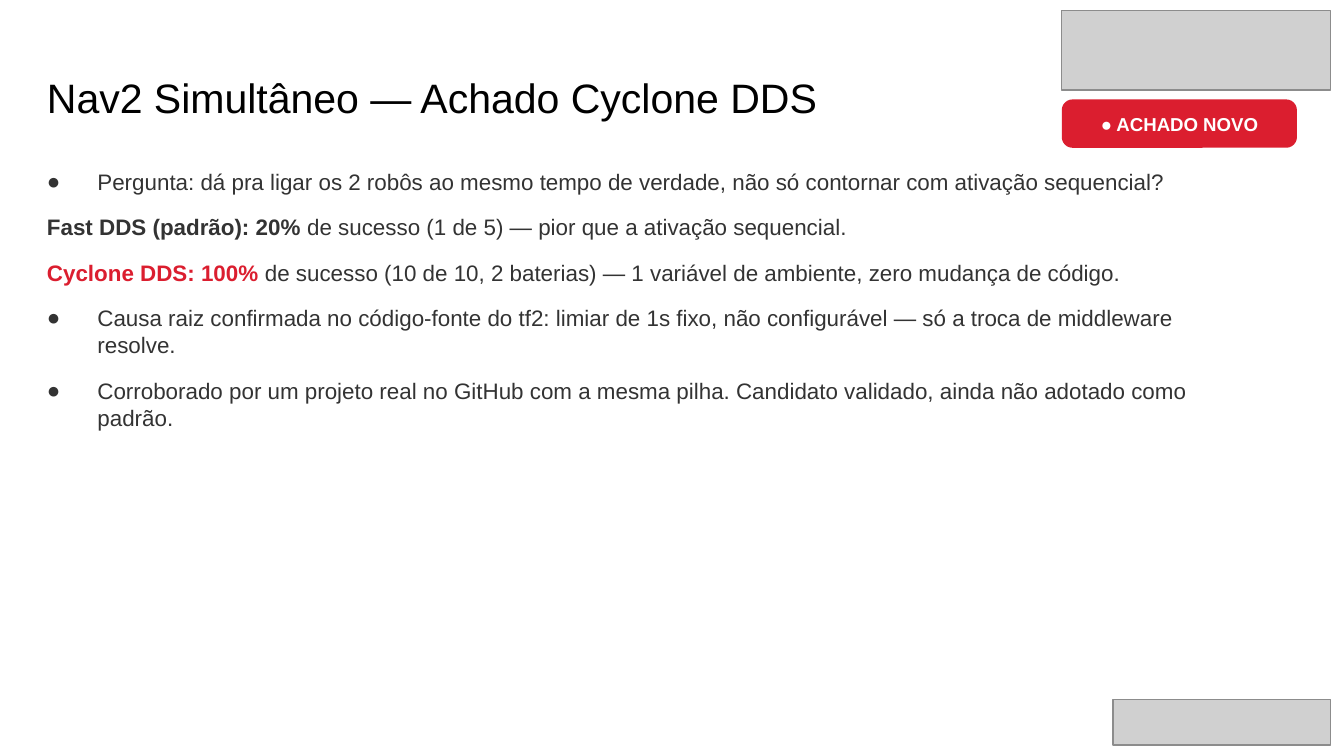
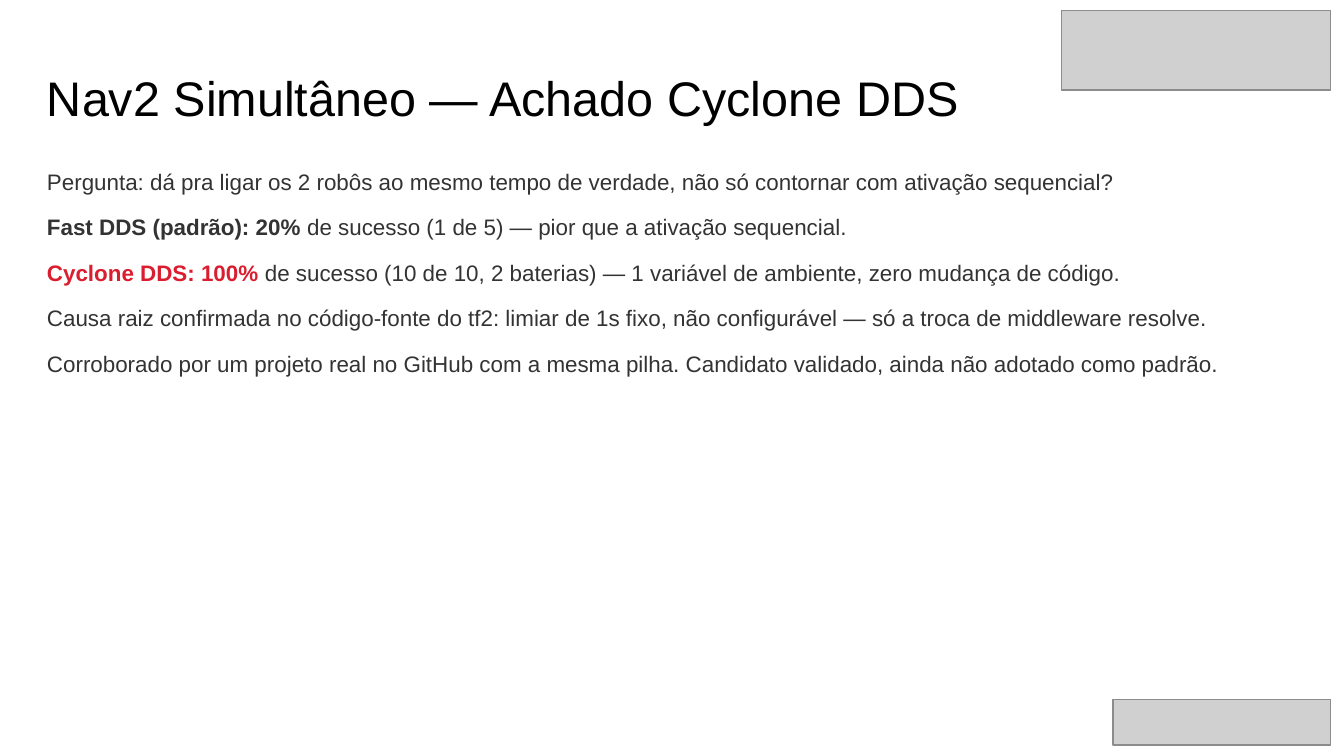
Before and after one commit to eduardowanderleyde/fleet-ui, a slide deck: slide 17 of disserta-apresenta/apresentacao_defesa.pptx. Drawn at 1344x756 pixels with LibreOffice and Linux fonts; fonts in the diff are those of the drawing; grey boxes stand for pictures. Boxes give left, top, right and bottom in pixels: in the first picture for what was removed or moved away, otherwise in the second. Text is boxed around its words. In the diff, an @@ line names an element or a change of style, - is before the commit and + after.

```diff
--- a/disserta-apresenta/apresentacao_defesa.pptx
+++ b/disserta-apresenta/apresentacao_defesa.pptx
@@ text "Nav2 Simultâneo — Achado Cyclone ..." at (x1=47, y1=80, x2=958, y2=125): size 22 to 26 pt @@
@@ rounded rectangle removed at (x1=1062, y1=99, x2=1297, y2=148) @@
@@ text removed at (x1=1116, y1=118, x2=1258, y2=131) @@
-● ACHADO NOVO
@@ text at (x1=47, y1=173, x2=1218, y2=377): bullet ● to none @@
```
Also in this commit, not shown: 10 other slides changed.
